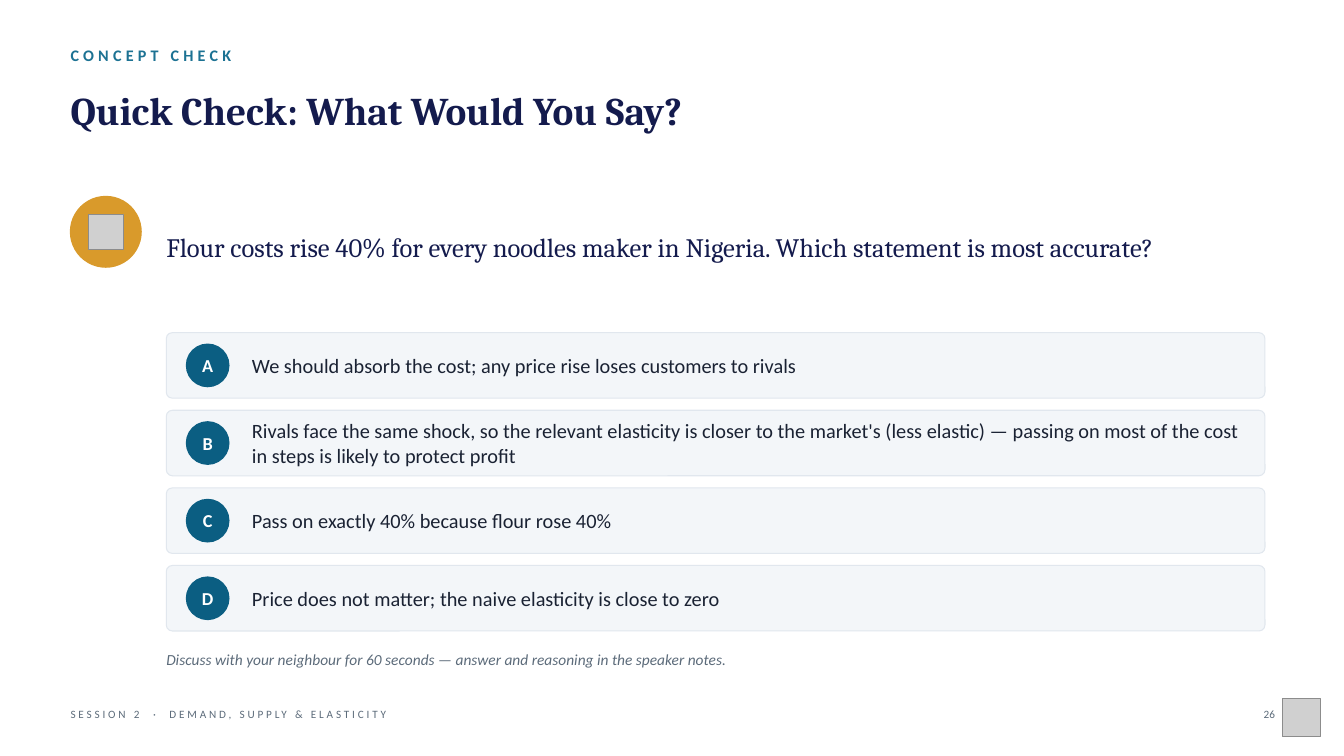
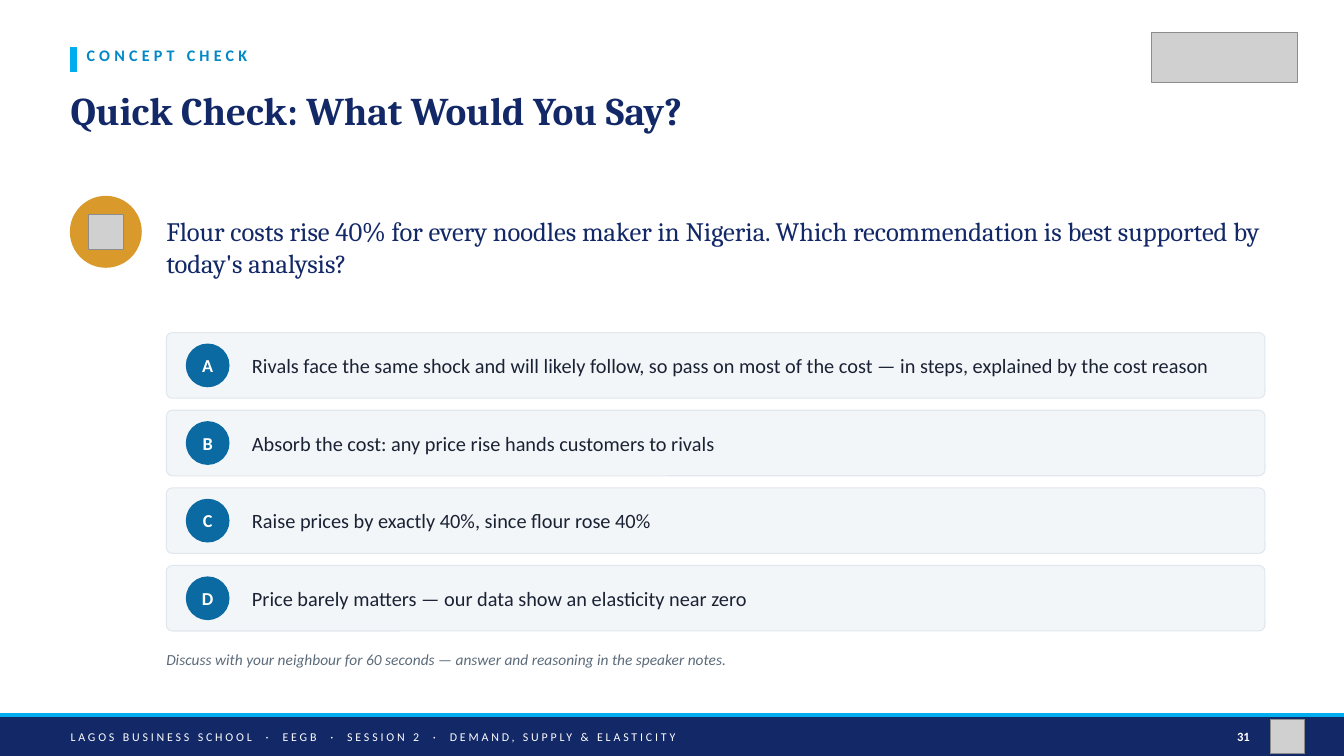
Before and after one commit to adibongo/eegb, a slide deck: slide 31 of sessions/s02/slides/EEGB_S02_Demand_Supply_Elasticity_with_Behavioural_Insights.pptx (slide 26 before the commit). Drawn at 1344x756 pixels with LibreOffice and Linux fonts; fonts in the diff are those of the drawing; grey boxes stand for pictures. Boxes give left, top, right and bottom in pixels: in the first picture for what was removed or moved away, otherwise in the second. Text is boxed around its words. In the diff, an @@ line names an element or a change of style, - is before the commit and + after.

```diff
--- a/sessions/s02/slides/EEGB_S02_Demand_Supply_Elasticity_with_Behavioural_Insights.pptx
+++ b/sessions/s02/slides/EEGB_S02_Demand_Supply_Elasticity_with_Behavioural_Insights.pptx
@@ rectangle added at [71, 47, 77, 72], fill #00AEEF, outline #00AEEF 1 pt @@
@@ text "CONCEPT CHECK": place and size @@
-text "CONCEPT CHECK" at [71, 50, 231, 61]
+text "CONCEPT CHECK" at [87, 50, 247, 61]
@@ text "CONCEPT CHECK" at [87, 50, 247, 61]: text colour #1C7293 to #0088C7 @@
@@ picture added at [1151, 32, 1298, 82] @@
@@ text "Quick Check: What Would You ..." at [71, 97, 682, 134]: text colour #141B4D to #122867 @@
@@ text at [166, 222, 1259, 279]: text changed; text colour #141B4D to #122867 @@
-Flour costs rise 40% for every noodles maker in Nigeria. Which statement is most accurate?
+Flour costs rise 40% for every noodles maker in Nigeria. Which recommendation is best supported by today's analysis?
@@ text at [252, 359, 1208, 377]: text changed @@
-Rivals face the same shock, so the relevant elasticity is closer to the market's (less elastic) — passing on most of the cost in steps is likely to protect profit
+Rivals face the same shock and will likely follow, so pass on most of the cost — in steps, explained by the cost reason
@@ text at [252, 437, 714, 455]: text changed @@
-We should absorb the cost; any price rise loses customers to rivals
+Absorb the cost: any price rise hands customers to rivals
@@ text at [252, 514, 650, 532]: text changed @@
-Pass on exactly 40% because flour rose 40%
+Raise prices by exactly 40%, since flour rose 40%
@@ fill #0B5E82 to #0A6AA1; outline #0B5E82 1 pt to #0A6AA1 1 pt in 4 elements at [187, 345, 229, 387], [187, 421, 229, 464], [187, 500, 229, 542], [187, 577, 229, 619] @@
@@ text at [252, 592, 746, 610]: text changed @@
-Price does not matter; the naive elasticity is close to zero
+Price barely matters — our data show an elasticity near zero
@@ rectangle added at [0, 714, 1344, 718], fill #00AEEF, outline #00AEEF 1 pt @@
@@ rectangle added at [0, 718, 1344, 756], fill #122867, outline #122867 1 pt @@
@@ text "LAGOS BUSINESS SCHOOL · EEGB ..." at [71, 733, 419, 741]: vertical alignment top to middle @@
@@ text removed at [1264, 710, 1275, 718] @@
-26
@@ text at [71, 733, 419, 741]: text changed; size 8 to 8.5 pt; text colour #5C6B7A to #FFFFFF @@
-SESSION 2 · DEMAND, SUPPLY & ELASTICITY
+LAGOS BUSINESS SCHOOL · EEGB · SESSION 2 · DEMAND, SUPPLY & ELASTICITY
@@ text added at [1237, 732, 1250, 741], 9 pt, text #FFFFFF, bold @@
+31
@@ picture: place and size @@
-picture at [1282, 699, 1321, 737]
+picture at [1270, 720, 1305, 754]
```
Also in this commit, not shown: 23 other slides changed, 15 slides added, 5 slides removed, 27 other files.
